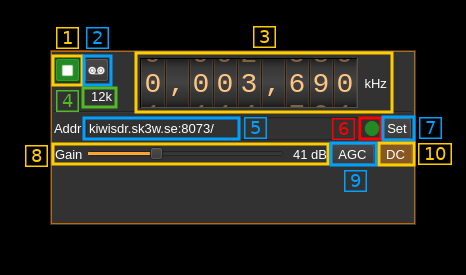
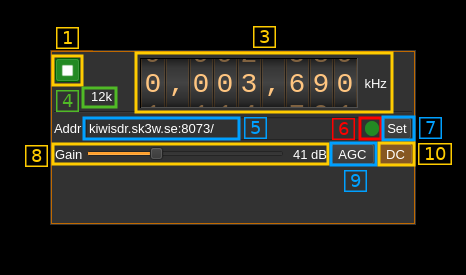
Two versions of the same layered image (466×275). Layer-by-layer changes:
removed layer "2" over [86, 27, 109, 49]
renamed "Overlay_02" to "Patch_02", moved it above "Patch_01", painted on it over [82, 54, 113, 87]
